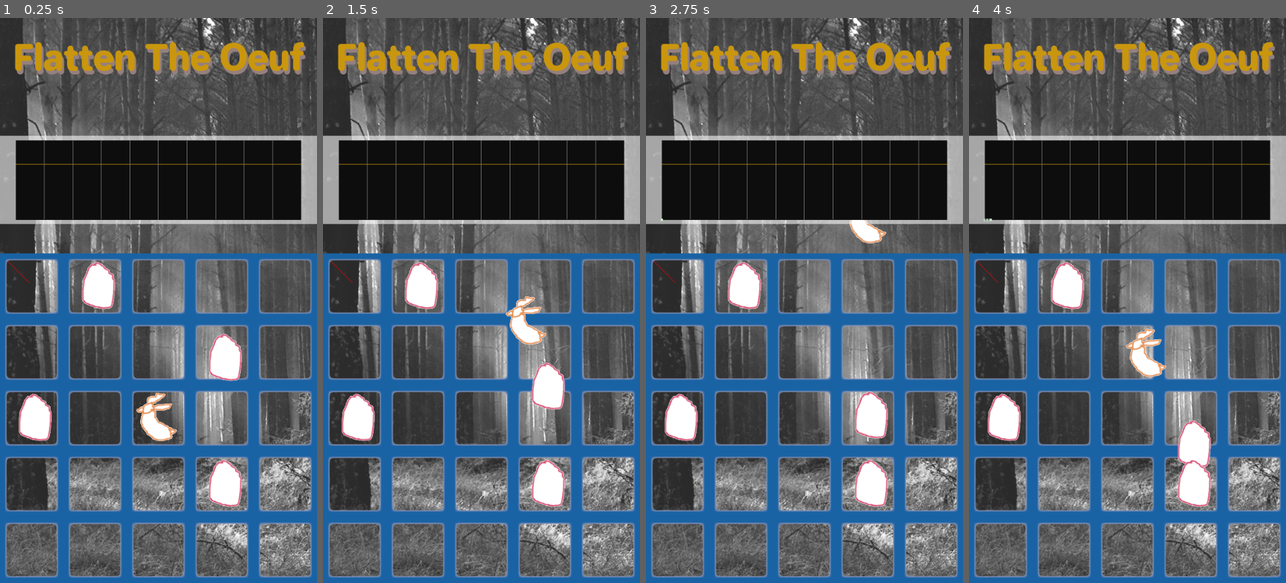
Above: before the commit, frames 1-4 (left to right).
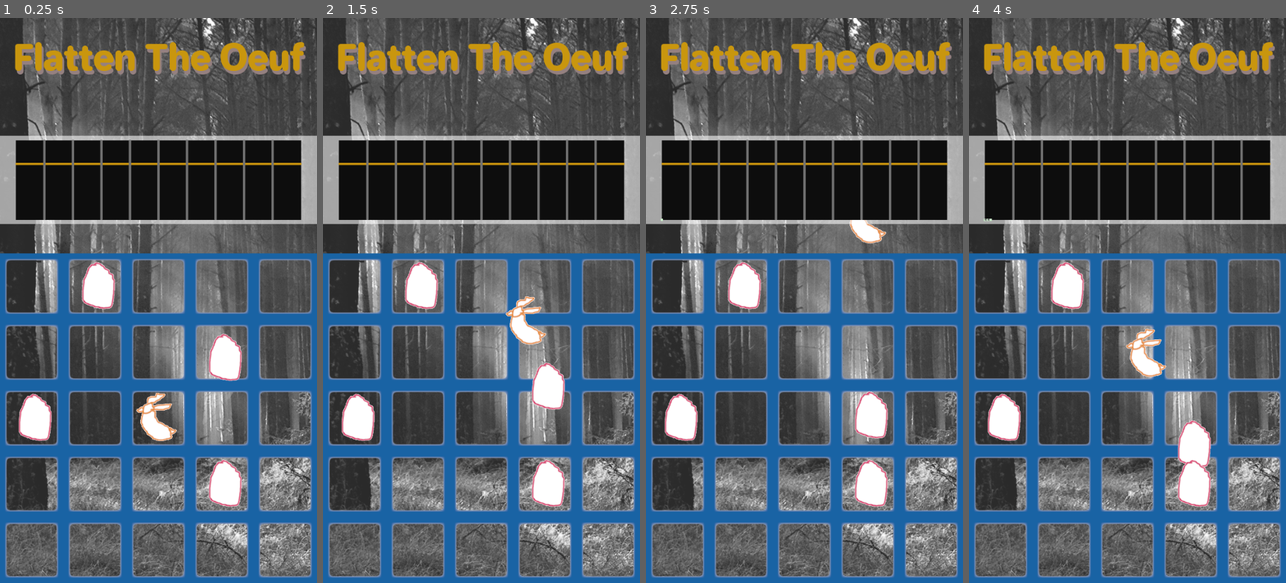
Above: after the commit, the same moments.

Repository: incshaun/FlattenTheOeuf
Game: Godot game, scene res://GameScene.tscn
The game is run twice, just before and just after one commit, with the same random seed, the same clock (stepped at 60 frames per second) and the same inputs.
Inputs (mouse positions are in pixels of both pictures, inside the frame that each line leads up to):
- Up to frame 1 (0.25 s): no input
- Up to frame 2 (1.5 s): move the mouse to (551, 272) at 0.52 s; click (551, 272) at 0.67 s; move the mouse to (418, 328) at 1.27 s; click (418, 328) at 1.42 s
- Up to frame 3 (2.75 s): move the mouse to (836, 176) at 2.02 s; click (836, 176) at 2.17 s
- Up to frame 4 (4 s): move the mouse to (1111, 413) at 2.77 s; click (1111, 413) at 2.92 s; move the mouse to (1222, 385) at 3.52 s; click (1222, 385) at 3.67 s

The runs differ from the first frame. In frame 1, 1.5% of the frame differs, in the area x 2-96%, y 21-47%; in frame 2, 1.5%; in frame 3, 1.5%; in frame 4, 1.5%.

Commit message:
Victory and loss conditions

Diff:
--- a/GameScene.tscn
+++ b/GameScene.tscn
@@ -7,6 +7,10 @@
 
 [sub_resource type="DynamicFont" id=1]
 size = 60
+font_data = ExtResource( 2 )
+
+[sub_resource type="DynamicFont" id=2]
+size = 40
 font_data = ExtResource( 2 )
 
 [node name="Node2D" type="Node2D"]
@@ -36,6 +40,14 @@
 text = "Flatten The Oeuf"
 align = 1
 
+[node name="FeedbackLabel" type="Label" parent="BaseCanvas"]
+anchor_right = 1.0
+margin_top = 100.0
+margin_bottom = 200.0
+custom_fonts/font = SubResource( 2 )
+align = 1
+valign = 1
+
 [node name="TileRegion" type="ColorRect" parent="BaseCanvas"]
 anchor_right = 1.0
 anchor_bottom = 1.0
--- a/InfectionChart.gd
+++ b/InfectionChart.gd
@@ -26,10 +26,10 @@
 	# border of chart.
 	draw_rect (Rect2 (Vector2 (margin, margin) * rect_size, Vector2 (1.0 - 2.0 * margin, 1.0 - 2.0 * margin) * rect_size), Color (0.05, 0.05, 0.05), 1)
 	# threshold line
-	draw_line (Vector2 (margin, margin + (1.0 - 2.0 * margin) * (1.0 - threshold)) * rect_size, Vector2 (margin + 1.0 - 2.0 * margin, margin + (1.0 - 2.0 * margin) * (1.0 - threshold)) * rect_size, Color (0.75, 0.55, 0.05), 1)
+	draw_line (Vector2 (margin, margin + (1.0 - 2.0 * margin) * (1.0 - threshold)) * rect_size, Vector2 (margin + 1.0 - 2.0 * margin, margin + (1.0 - 2.0 * margin) * (1.0 - threshold)) * rect_size, Color (0.75, 0.55, 0.05), 3, true)
 	# vertical lines.
 	for i in range (9):
-		draw_line (Vector2 (margin + (1.0 - 2.0 * margin) * (float (i + 1) / 10), margin) * rect_size, Vector2 (margin + (1.0 - 2.0 * margin) * (float (i + 1) / 10), margin + 1.0 - 2.0 * margin) * rect_size, Color (0.45, 0.45, 0.45), 1)
+		draw_line (Vector2 (margin + (1.0 - 2.0 * margin) * (float (i + 1) / 10), margin) * rect_size, Vector2 (margin + (1.0 - 2.0 * margin) * (float (i + 1) / 10), margin + 1.0 - 2.0 * margin) * rect_size, Color (0.45, 0.45, 0.45), 3, true)
 
 	# plot points.
 	var markerSize = Vector2 (4.0, 4.0)
--- a/TileRegion.gd
+++ b/TileRegion.gd
@@ -11,13 +11,21 @@
 const decay : float = 0.01
 const infectionRate : float = 0.02
 
+enum GameOver { Running, LossCountdown, VictoryCountdown, GameOver }
+var gameOverState = GameOver.Running
+const lossTime = 10;
+const winTime = 5;
+var countdownTimer;
+
 const tileScene = preload ("res://TileBackground.tscn")
 const eggScene = preload ("res://EggPiece.tscn")
 const bunnyScene = preload ("res://BunnyPiece.tscn")
 const highlightScene = preload ("res://Highlight.tscn")
 
 # Node with the infection chart.
-var infectionChart;
+var infectionChart
+# Node with the text field.
+var feedbackLabel
 
 enum ObjectState { Static, Moving, Holding, Carrying, BeingCarried }
 
@@ -137,40 +145,74 @@
 	infected -= infected * decay * delta
 	infectionChart.addPoint (infected, delta)
 
-func _ready():
-
-	infectionChart = get_parent ().get_node ("InfectionChart")
-
-	highlight = highlightScene.instance ()
-	highlight.rect_size = Vector2 (1.0 / gridN, 1.0 / gridN) * rect_size
-	highlight.visible = false
-	add_child (highlight)
-
-	print ("Ready")
-	# place a grid of tiles.
-	for y in range (gridN):
-		for x in range (gridN):
-			var tile = tileScene.instance ()
-			tile.rect_position = Vector2 (float (x) / gridN, float (y) / gridN) * rect_size
-			tile.rect_size = Vector2 (1.0 / gridN, 1.0 / gridN) * rect_size
-			add_child (tile)
-#			print ("Tile", tile.rect_position)
-
-	for i in range (numEgg):
-		var egg = MoveableObject.new (eggScene.instance (), Vector2 (randi () % gridN, randi () % gridN), self)
-		allEggs.append (egg)
-		add_child (egg.objInstance)
-
-	bunny = MoveableObject.new (bunnyScene.instance (), Vector2 (gridN / 2, gridN / 2), self)
-	bunny.start = bunny.objTilePosition
-	add_child (bunny.objInstance)
-
-func _process(delta):
+# Check to see if eggs are all stable.
+func stableEggScenario ():
+	var stable = true
+	for egg in allEggs:
+		if egg.target == ObjectState.Static:
+			for otherEgg in allEggs:
+#				print ("E ", egg, otherEgg)
+				if egg != otherEgg:
+					if otherEgg.target == ObjectState.Static:
+						var posDiff = egg.objTilePosition - otherEgg.objTilePosition
+						var pdx = int (posDiff.x)
+						var pdy = int (posDiff.y)
+#						print ("PD " +  str (pdx) + " " + str (pdy) + " " + str (posDiff))
+						if (pdx == 0 and pdy == 0) or (pdx == 0 and pdy != 0) or (pdx != 0 and pdy == 0) or (pdx != 0 and abs (pdx) == abs (pdy)):
+							stable = false
+							break
+					else:
+						stable = false
+						break
+		else:
+			stable = false
+			break
+#	print ("St ", stable)
+	return stable
+
+# Manage victory and loss situation
+func checkEndConditions (delta):
+	if gameOverState == GameOver.Running:
+#		print ("II", infected, infectionChart.threshold)
+		if infected > infectionChart.threshold:
+			gameOverState = GameOver.LossCountdown
+			countdownTimer = lossTime
+		elif infected < infectionChart.threshold:
+			if stableEggScenario ():
+				gameOverState = GameOver.VictoryCountdown
+				countdownTimer = 0 # count up in this case.
+	elif gameOverState == GameOver.LossCountdown:
+		countdownTimer -= delta
+		feedbackLabel.text = str (int (countdownTimer))
+		feedbackLabel.set ("custom_colors/font_color", Color (1,0,0))
+		if countdownTimer <= 0:
+			feedbackLabel.text = "Resistance oeuferwhelmed!"
+			gameOverState = GameOver.GameOver
+		elif infected < infectionChart.threshold:
+			gameOverState = GameOver.Running
+			feedbackLabel.text = ""
+	elif gameOverState == GameOver.VictoryCountdown:
+		countdownTimer += delta
+		feedbackLabel.text = str (int (countdownTimer))
+		feedbackLabel.set ("custom_colors/font_color", Color (0,1,0))
+		if countdownTimer > winTime:
+			feedbackLabel.text = "Victory! Game oeufre"
+			gameOverState = GameOver.GameOver
+		elif not stableEggScenario ():
+			gameOverState = GameOver.Running
+			feedbackLabel.text = ""
+	else:
+		pass
+
+# The body of the game loop
+func playGame (delta):
 	# Move the rabbit.
 	if bunny.target == ObjectState.Moving or bunny.target == ObjectState.Carrying:
 		bunny.move (delta, rabbitSpeed)
 
 	updateInfection (delta)
+
+	checkEndConditions (delta)
 
 	# Find any eggs that can move.
 	for egg in allEggs:
@@ -201,6 +243,40 @@
 		if egg.target == ObjectState.Moving:
 			egg.move (delta, eggSpeed)
 
+func _ready():
+
+	infectionChart = get_parent ().get_node ("InfectionChart")
+	feedbackLabel = get_parent ().get_node ("FeedbackLabel")
+	feedbackLabel.text = ""
+
+	highlight = highlightScene.instance ()
+	highlight.rect_size = Vector2 (1.0 / gridN, 1.0 / gridN) * rect_size
+	highlight.visible = false
+	add_child (highlight)
+
+	print ("Ready")
+	# place a grid of tiles.
+	for y in range (gridN):
+		for x in range (gridN):
+			var tile = tileScene.instance ()
+			tile.rect_position = Vector2 (float (x) / gridN, float (y) / gridN) * rect_size
+			tile.rect_size = Vector2 (1.0 / gridN, 1.0 / gridN) * rect_size
+			add_child (tile)
+#			print ("Tile", tile.rect_position)
+
+	for i in range (numEgg):
+		var egg = MoveableObject.new (eggScene.instance (), Vector2 (randi () % gridN, randi () % gridN), self)
+		allEggs.append (egg)
+		add_child (egg.objInstance)
+
+	bunny = MoveableObject.new (bunnyScene.instance (), Vector2 (gridN / 2, gridN / 2), self)
+	bunny.start = bunny.objTilePosition
+	add_child (bunny.objInstance)
+
+func _process(delta):
+	if gameOverState == GameOver.Running or gameOverState == GameOver.LossCountdown or gameOverState == GameOver.VictoryCountdown:
+		playGame (delta)
+
 func _input(event):
 	if event is InputEventMouseMotion:
 		if bunny.target == ObjectState.Static:
@@ -222,6 +298,3 @@
 					bunny.target = ObjectState.Carrying
 					bunny.targetObject = null
 					bunny.progress = 0.0
-
-func _draw():
-    draw_line(Vector2(0,0), Vector2(50, 50), Color(255, 0, 0), 1)
Not shown: 1 places in GameScene.tscn that only renumber resources
